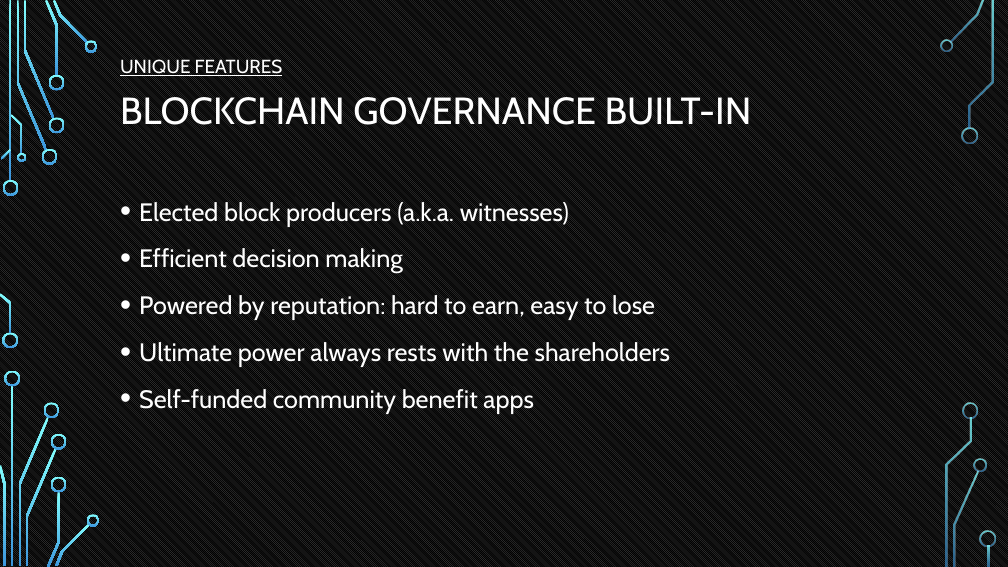
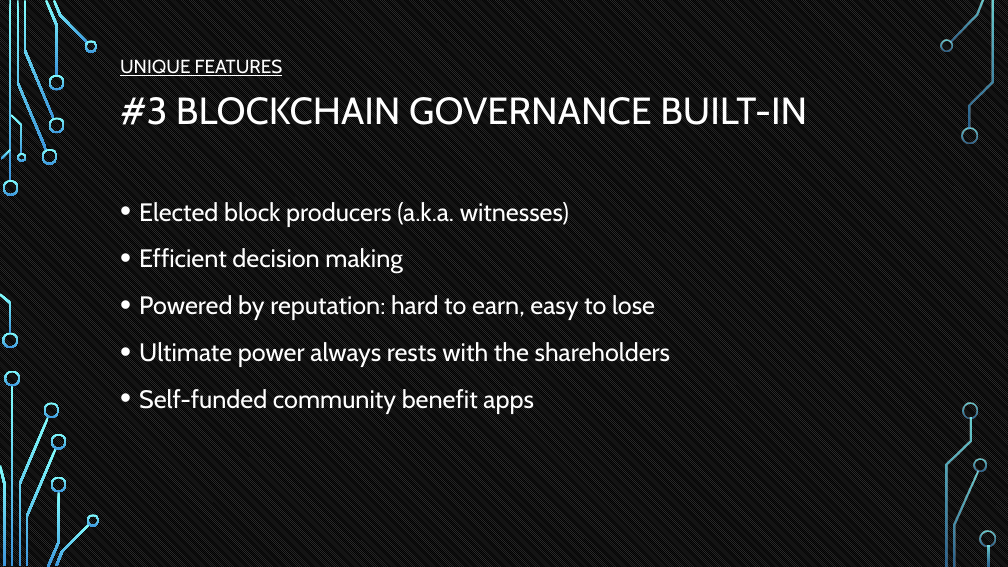
Before and after one commit to tokenika/tokenika.github.io, a slide deck: slide 31 of WarsawBlock.pptx. Drawn at 1008x567 pixels with LibreOffice and Linux fonts; fonts in the diff are those of the drawing; background and template pictures are left out. Boxes give left, top, right and bottom in pixels: in the first picture for what was removed or moved away, otherwise in the second. Text is boxed around its words. In the diff, an @@ line names an element or a change of style, - is before the commit and + after.

```diff
--- a/WarsawBlock.pptx
+++ b/WarsawBlock.pptx
@@ title at [120,97,807,125]: text changed @@
-BLOCKCHAIN GOVERNANCE BUILT-IN
+#3 BLOCKCHAIN GOVERNANCE BUILT-IN
```
Also in this commit, not shown: 20 other slides changed, 1 slide added, 2 other files.
